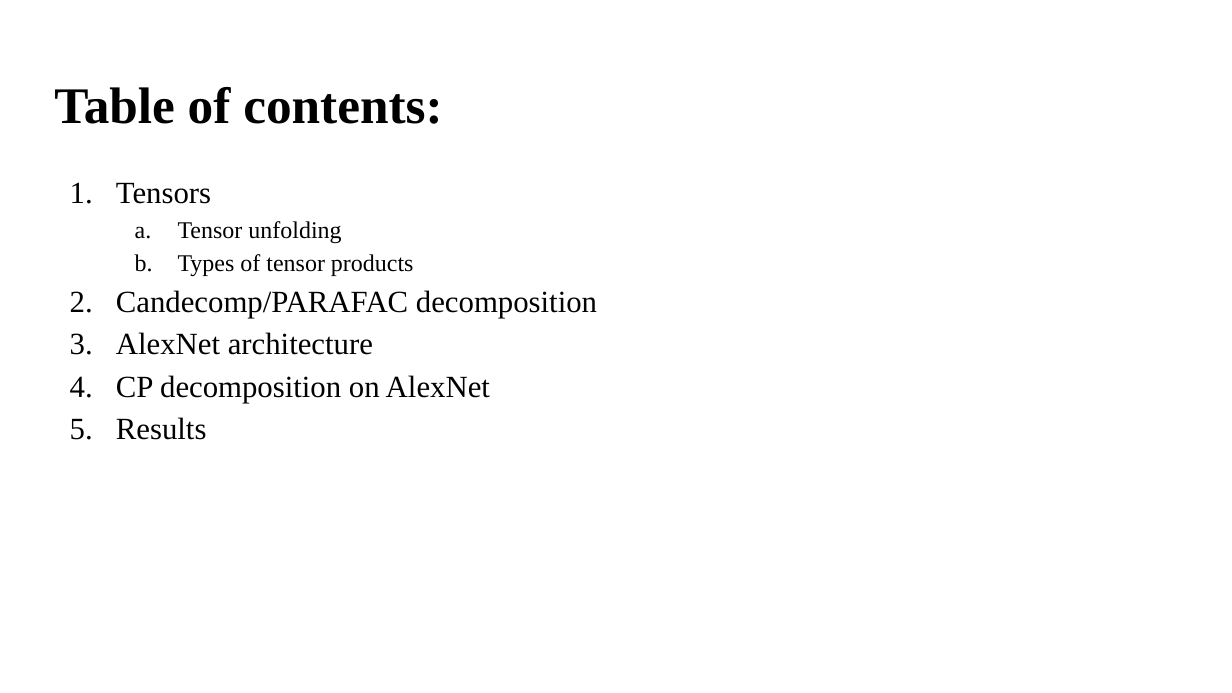
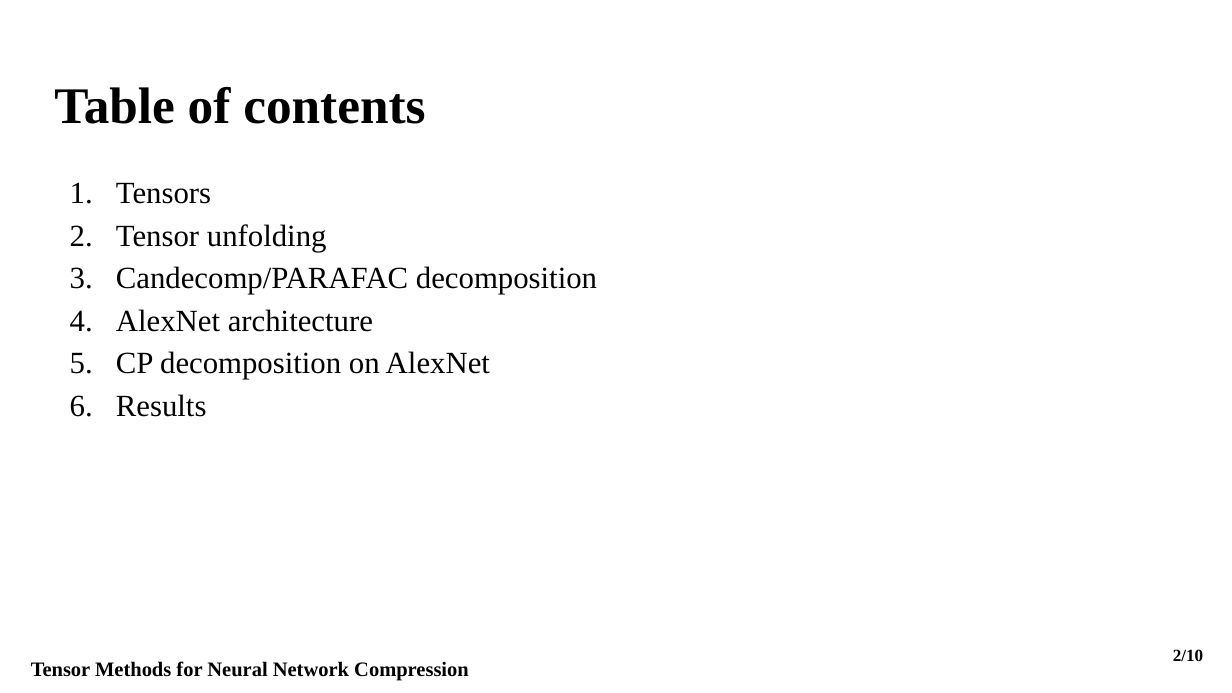
Before and after one commit to Fraunhofer-SCAI/canonical-cnn, a slide deck: slide 2 of Presentation/Fraunhofer_Presentation.pptx. Drawn at 1232x693 pixels with LibreOffice and Linux fonts; fonts in the diff are those of the drawing. Boxes give left, top, right and bottom in pixels: in the first picture for what was removed or moved away, otherwise in the second. Text is boxed around its words. In the diff, an @@ line names an element or a change of style, - is before the commit and + after.

```diff
--- a/Presentation/Fraunhofer_Presentation.pptx
+++ b/Presentation/Fraunhofer_Presentation.pptx
@@ title at [54,87,425,124]: text changed @@
-Table of contents:
+Table of contents
@@ text at [116,224,327,252]: size 14 to 18 pt in "Tensor unfolding"; bullet a. to 1.; list level 2 to 1 in "Tensor unfolding" @@
@@ text at [178,254,414,276]: paragraph removed @@
-  b. Types of tensor products
@@ page number added at [1173,649,1203,661], 10 pt, text #000000, bold @@
+2/10
@@ text added at [31,661,469,681], 12 pt, text #000000, bold @@
+Tensor Methods for Neural Network Compression
```
Also in this commit, not shown: 3 other slides changed, 6 slides added, 1 other file.
